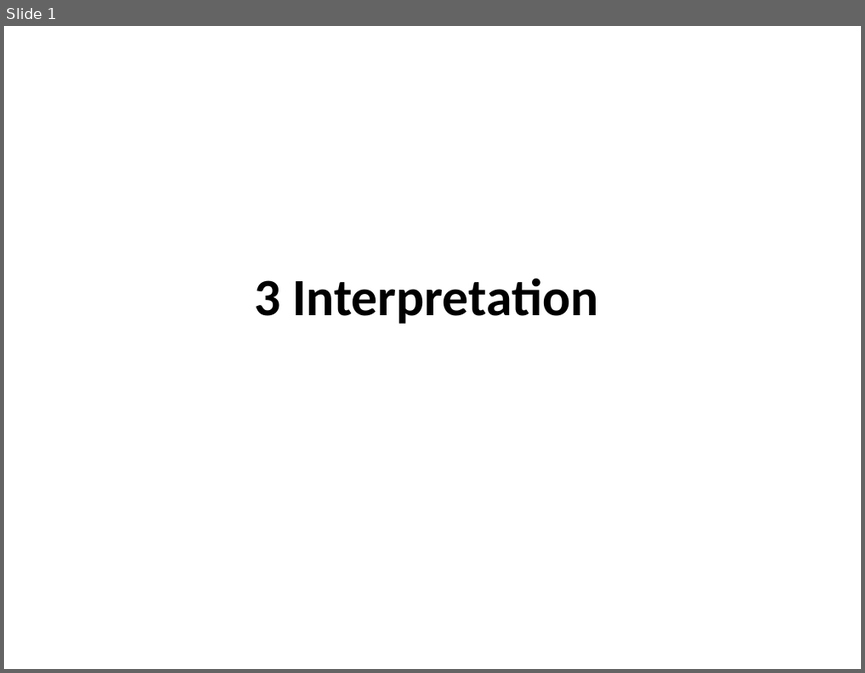
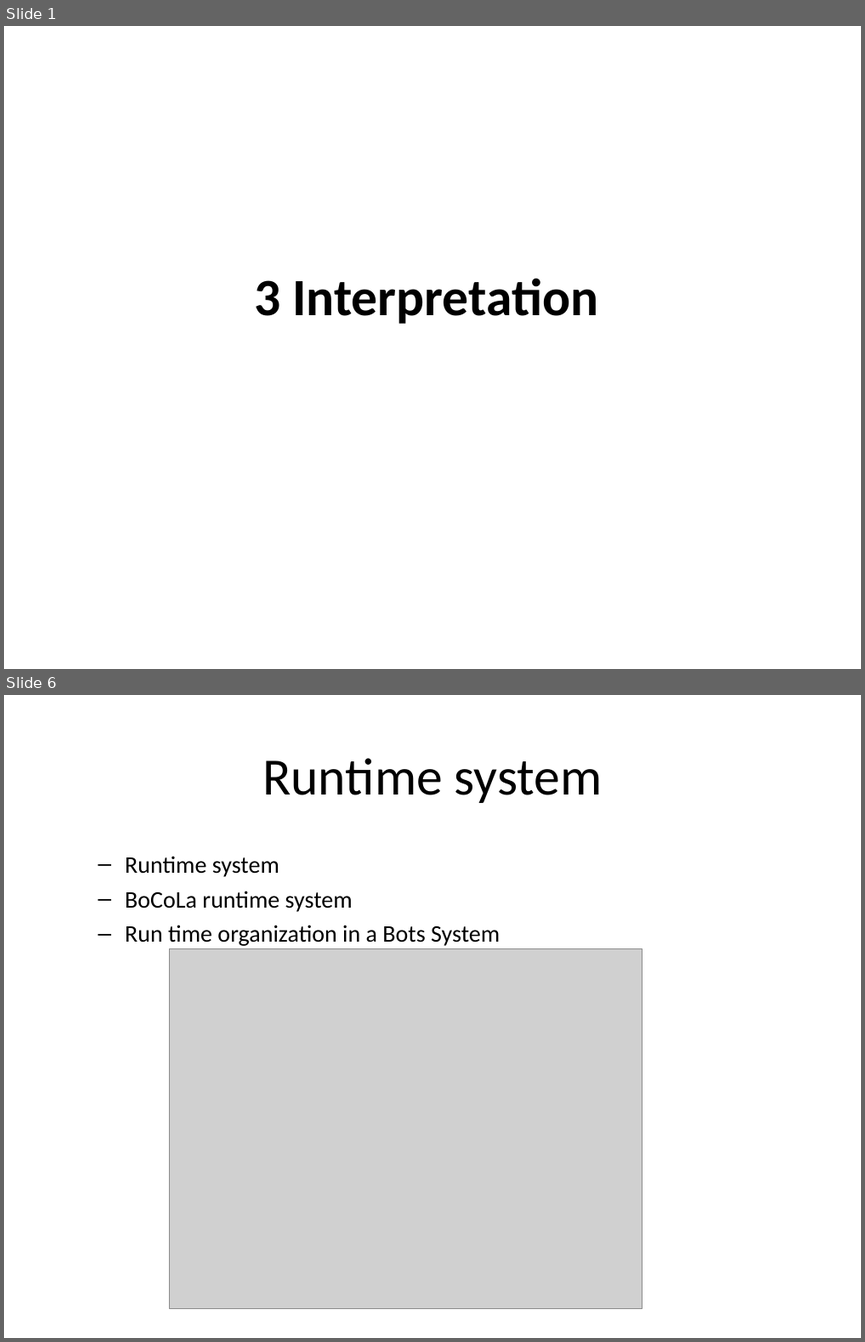
Before and after one commit to isurup/kalle-martin-group, a slide deck: SSE2/slides/3 Interpretation.ppt. Shown one above the other, each under a label of ours: slide 1 before the commit, slides 1 and 6 after it; the slides between them are not shown. The pictures are 865x673 and 865x1342 pixels, drawn with LibreOffice and Linux fonts; fonts in the diff are those of the drawing; grey boxes stand for pictures. Boxes give left, top, right and bottom in pixels: in the first picture for what was removed or moved away, otherwise in the second. Text is boxed around its words. In the diff, an @@ line names an element or a change of style, - is before the commit and + after.

```diff
--- a/SSE2/slides/3 Interpretation.ppt
+++ b/SSE2/slides/3 Interpretation.ppt
@@ slide 6 added at [4,695,861,1338], background #FFFFFF @@
@@ title added at [262,758,602,803], 44 pt, text #000000 @@
+Runtime system
@@ text added at [125,856,500,946], 20 pt, text #000000 @@
+  – Runtime system
+  – BoCoLa runtime system
+  – Run time organization in a Bots System
@@ picture added at [170,948,642,1308] @@
```
Also in this commit, not shown: 1 slide changed, 3 other slides added, 1 slide removed.
